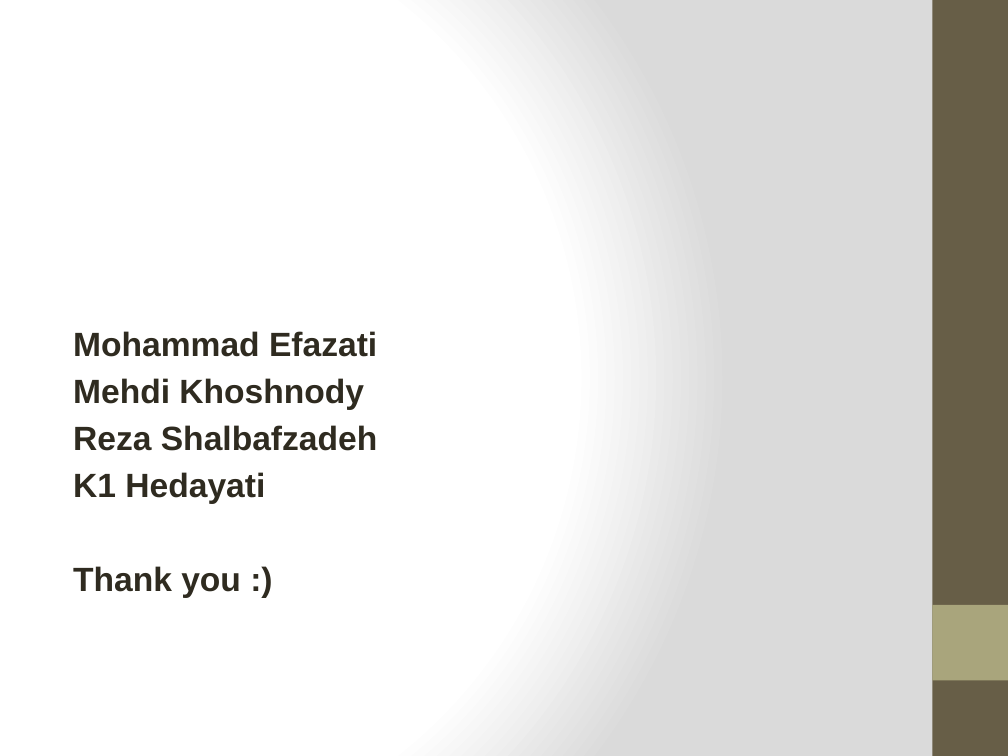
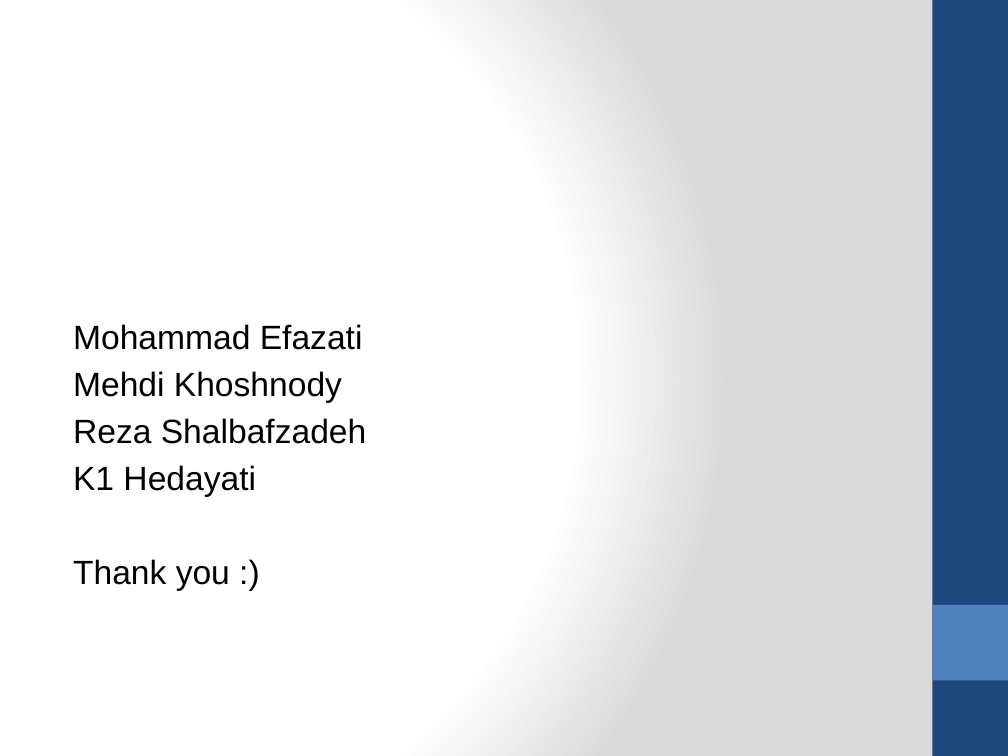
Before and after one commit to itmard/zconf_flask_intro, a slide deck: slide 37 of slide/zconf.pptx (slide 36 before the commit). Drawn at 1008x756 pixels with LibreOffice and Linux fonts; fonts in the diff are those of the drawing. Boxes give left, top, right and bottom in pixels: in the first picture for what was removed or moved away, otherwise in the second. Text is boxed around its words. In the diff, an @@ line names an element or a change of style, - is before the commit and + after.

```diff
--- a/slide/zconf.pptx
+++ b/slide/zconf.pptx
@@ rectangle at [932, 0, 1008, 756]: fill #675E47 to #1F497D @@
@@ text "Mohammad Efazati": place and size @@
-text "Mohammad Efazati" at [73, 331, 377, 598]
+text "Mohammad Efazati" at [73, 324, 366, 591]
@@ text "Mohammad Efazati" at [73, 324, 366, 591]: text colour #2F2B20 to #000000, bold off @@
@@ rectangle at [932, 605, 1008, 680]: fill #A9A57C to #4F81BD @@
```
Also in this commit, not shown: 34 other slides changed, 3 slides added, 2 slides removed, 1 other file.
